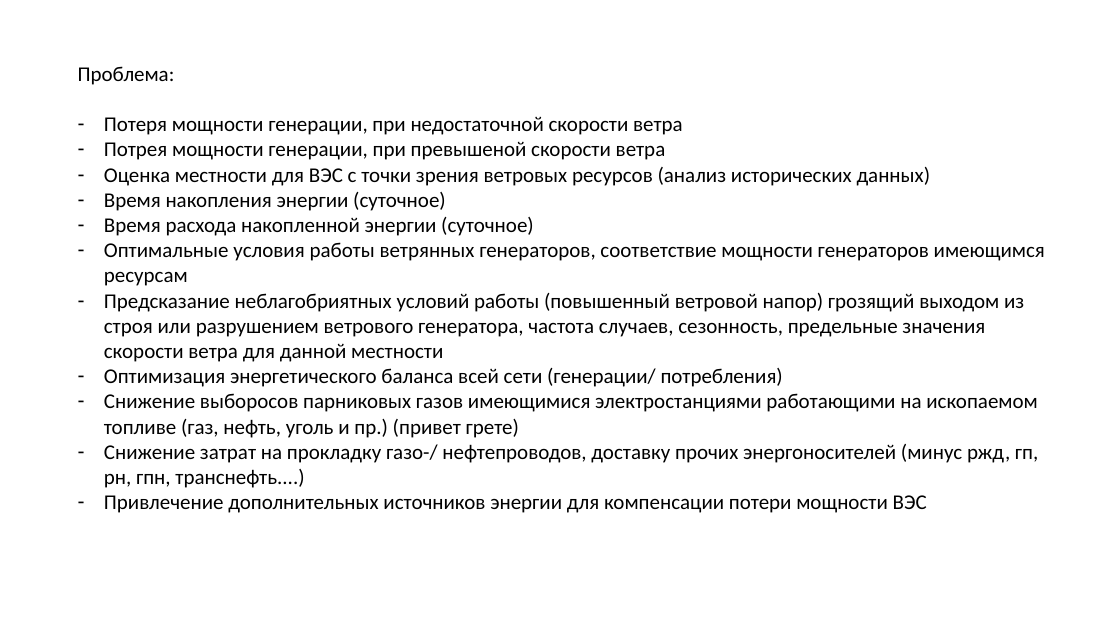
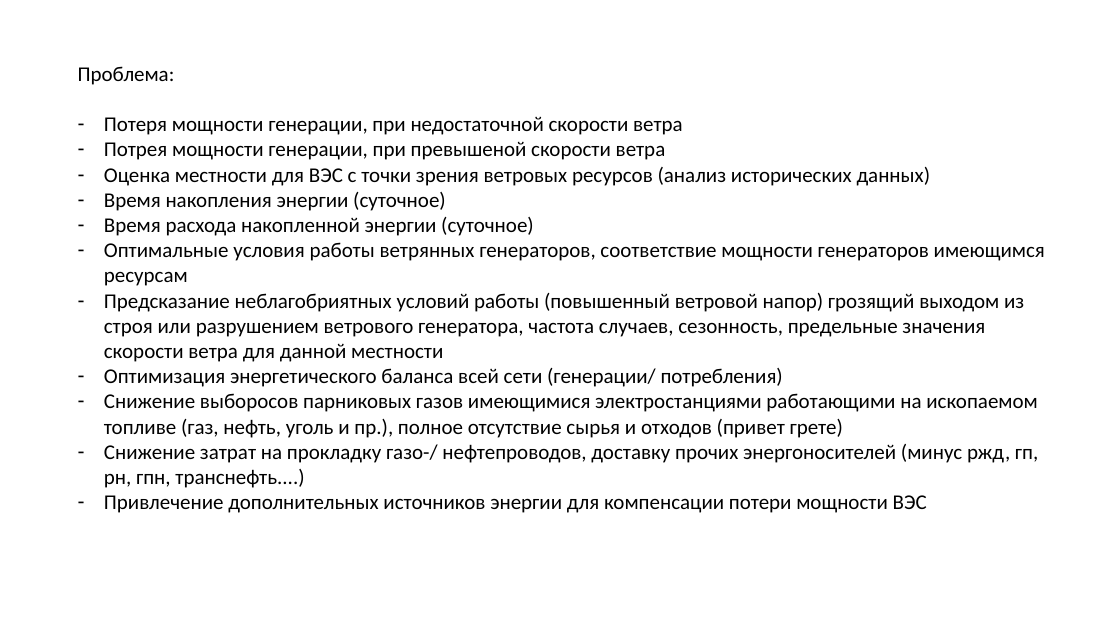
Before and after one commit to Dmitry1973/GB_Final_project, a slide deck: slide 2 of FInal_project.pptx. Drawn at 1120x630 pixels with LibreOffice and Linux fonts; fonts in the diff are those of the drawing. Boxes give left, top, right and bottom in pixels: in the first picture for what was removed or moved away, otherwise in the second. Text is boxed around its words. In the diff, an @@ line names an element or a change of style, - is before the commit and + after.

```diff
--- a/FInal_project.pptx
+++ b/FInal_project.pptx
@@ text at [104, 393, 1037, 438]: text changed @@
-– Снижение выборосов парниковых газов имеющимися электростанциями работающими на ископаемом топливе (газ, нефть, уголь и пр.) (привет грете)
+– Снижение выборосов парниковых газов имеющимися электростанциями работающими на ископаемом топливе (газ, нефть, уголь и пр.), полное отсутствие сырья и отходов (привет грете)
```
Also in this commit, not shown: 3 other slides changed.
